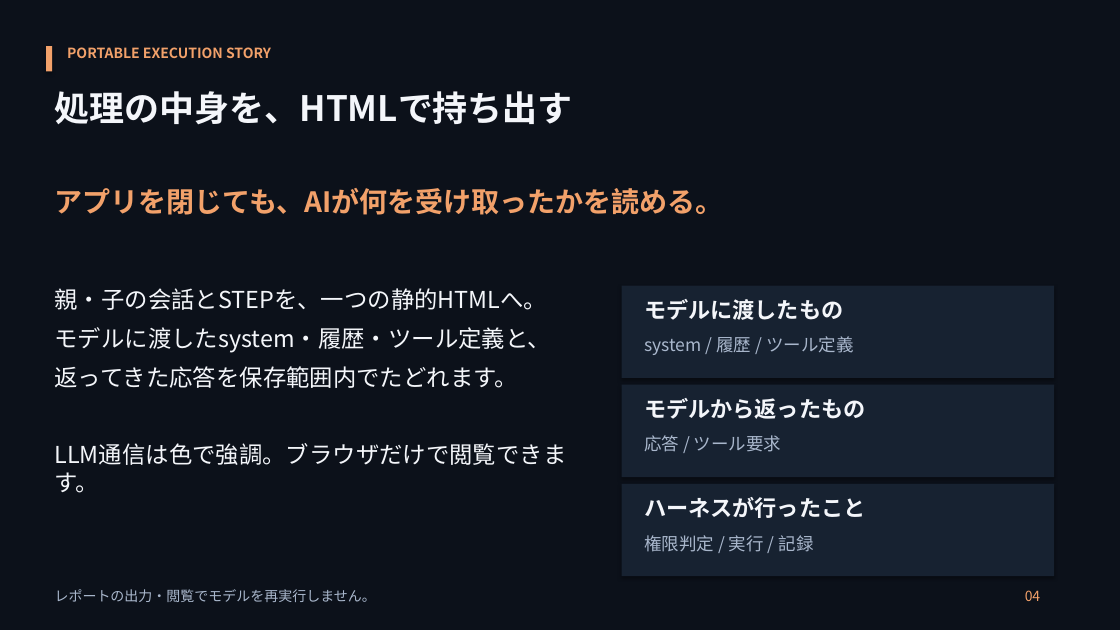
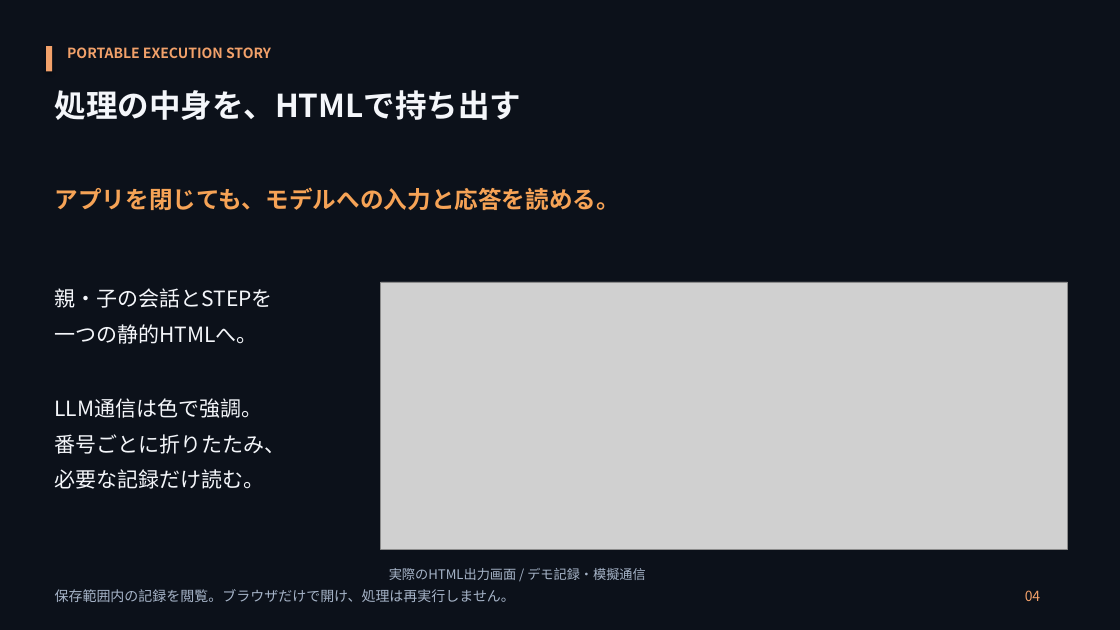
Before and after one commit to hiroto-k0306/Xharness, a slide deck: slide 4 of docs/presentations/20261008/XHarness-introduction-final.pptx. Drawn at 1120x630 pixels with LibreOffice and Linux fonts; fonts in the diff are those of the drawing; grey boxes stand for pictures. Boxes give left, top, right and bottom in pixels: in the first picture for what was removed or moved away, otherwise in the second. Text is boxed around its words. In the diff, an @@ line names an element or a change of style, - is before the commit and + after.

Commit message:
docs: 紹介資料を実画面中心に更新

```diff
--- a/docs/presentations/20261008/XHarness-introduction-final.pptx
+++ b/docs/presentations/20261008/XHarness-introduction-final.pptx
@@ text "処理の中身を、HTMLで持ち出す" at [55,90,522,120]: size 30 to 27 pt @@
@@ text at [55,187,621,210]: text changed; size 24 to 20.2 pt; text colour #F2A16A to #F6A356 @@
-アプリを閉じても、AIが何を受け取ったかを読める。
+アプリを閉じても、モデルへの入力と応答を読める。
@@ text at [55,288,286,489]: text changed; size 20 to 18 pt @@
-親・子の会話とSTEPを、一つの静的HTMLへ。
-モデルに渡したsystem・履歴・ツール定義と、
-返ってきた応答を保存範囲内でたどれます。
-LLM通信は色で強調。ブラウザだけで閲覧できます。
+親・子の会話とSTEPを
+一つの静的HTMLへ。
+LLM通信は色で強調。
+番号ごとに折りたたみ、
+必要な記録だけ読む。
@@ picture added at [381,282,1068,549] @@
@@ rectangle removed at [622,286,1054,378] @@
@@ text removed at [644,299,843,320] @@
-モデルに渡したもの
@@ text removed at [644,336,853,355] @@
-system / 履歴 / ツール定義
@@ rectangle removed at [622,385,1054,477] @@
@@ text removed at [644,398,865,419] @@
-モデルから返ったもの
@@ text removed at [644,435,781,452] @@
-応答 / ツール要求
@@ rectangle removed at [622,484,1054,576] @@
@@ text removed at [644,497,865,518] @@
-ハーネスが行ったこと
@@ text removed at [644,535,814,552] @@
-権限判定 / 実行 / 記録
@@ text added at [389,568,646,580], 11.2 pt, text #A6B4C8 @@
+実際のHTML出力画面 / デモ記録・模擬通信
@@ text at [55,589,515,602]: text changed; text colour #A9B7CC to #A6B4C8 @@
-レポートの出力・閲覧でモデルを再実行しません。
+保存範囲内の記録を閲覧。ブラウザだけで開け、処理は再実行しません。
```
Also in this commit, not shown: 5 other slides changed, 1 slide added, 1 slide removed, 3 other files.
